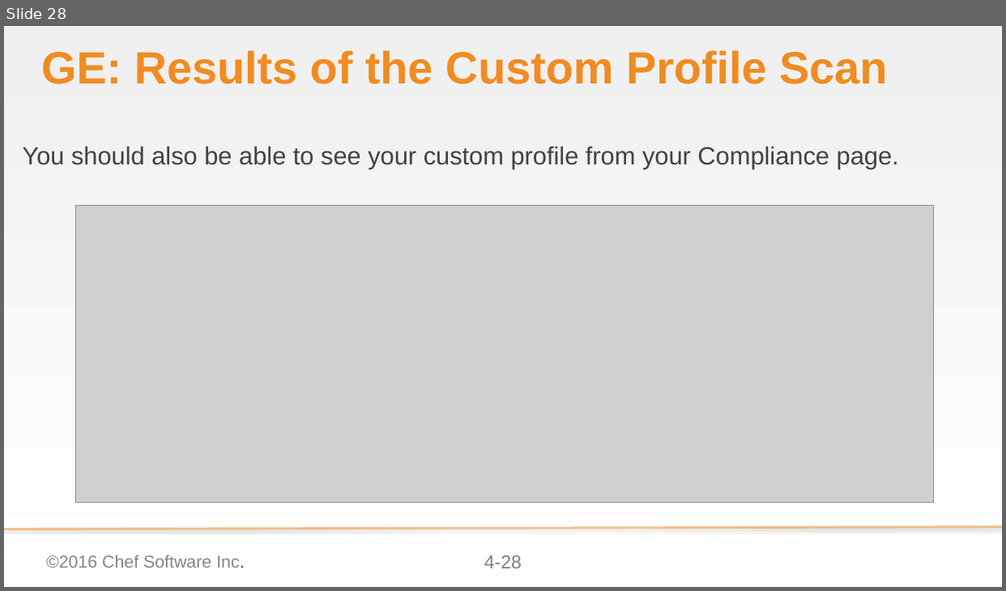
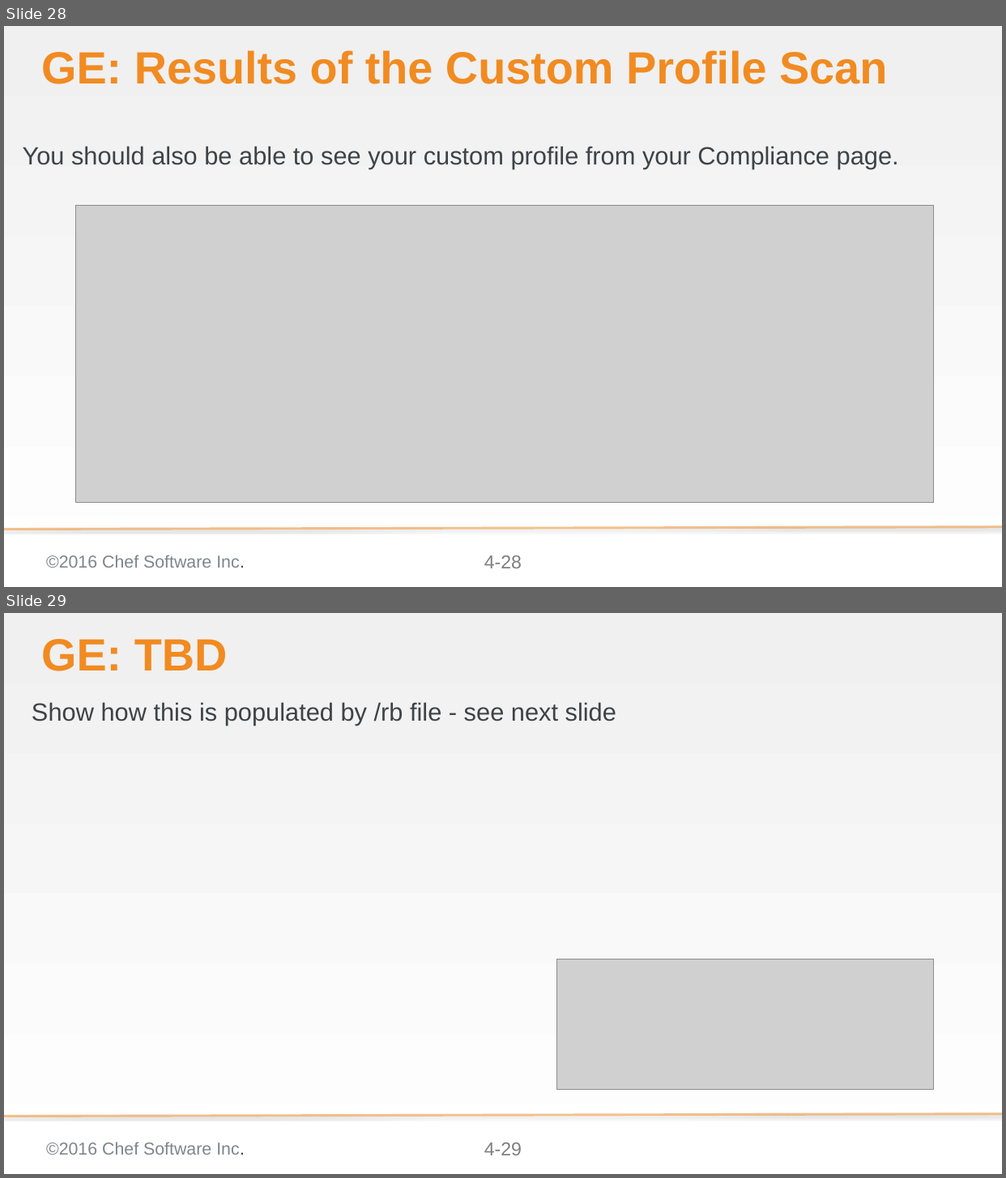
Before and after one commit to bchamby/chef-compliance-installation-configuration-operation, a slide deck: 04-creating-custom-profiles.pptx. Shown one above the other, each under a label of ours: slide 28 before the commit, slides 28 and 29 after it. The pictures are 1006x591 and 1006x1178 pixels, drawn with LibreOffice and Linux fonts; fonts in the diff are those of the drawing; grey boxes stand for pictures; background and template pictures are left out. Boxes give left, top, right and bottom in pixels: in the first picture for what was removed or moved away, otherwise in the second. Text is boxed around its words. In the diff, an @@ line names an element or a change of style, - is before the commit and + after.

```diff
--- a/04-creating-custom-profiles.pptx
+++ b/04-creating-custom-profiles.pptx
@@ slide 29 added at (x1=4, y1=613, x2=1002, y2=1174), background gradient #F0F0F0 to #FFFFFF; not listed: 3 template elements that a slide beside it also shows @@
@@ title added at (x1=41, y1=639, x2=228, y2=671), 58 pt, text #F18B21, bold @@
+GE: TBD
@@ text added at (x1=32, y1=702, x2=616, y2=726), 32 pt, text #3E4346 @@
+Show how this is populated by /rb file - see next slide
@@ picture added at (x1=557, y1=960, x2=933, y2=1089) @@
```
Also in this commit, not shown: 1 other slide added.
